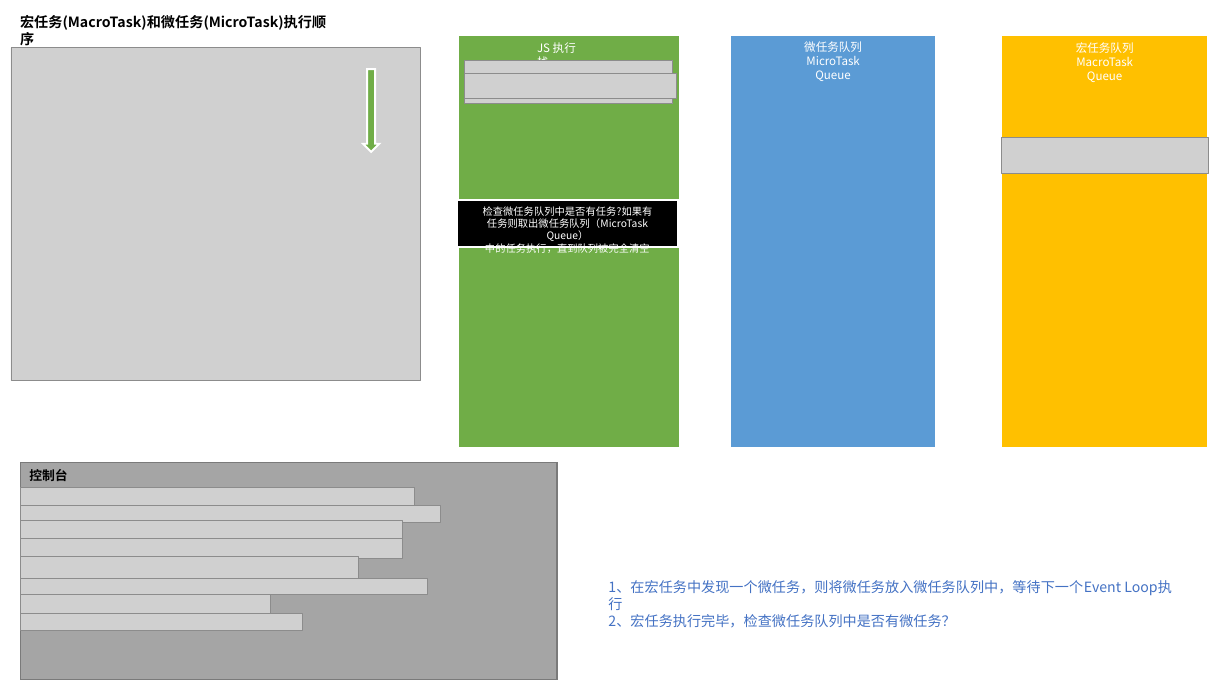
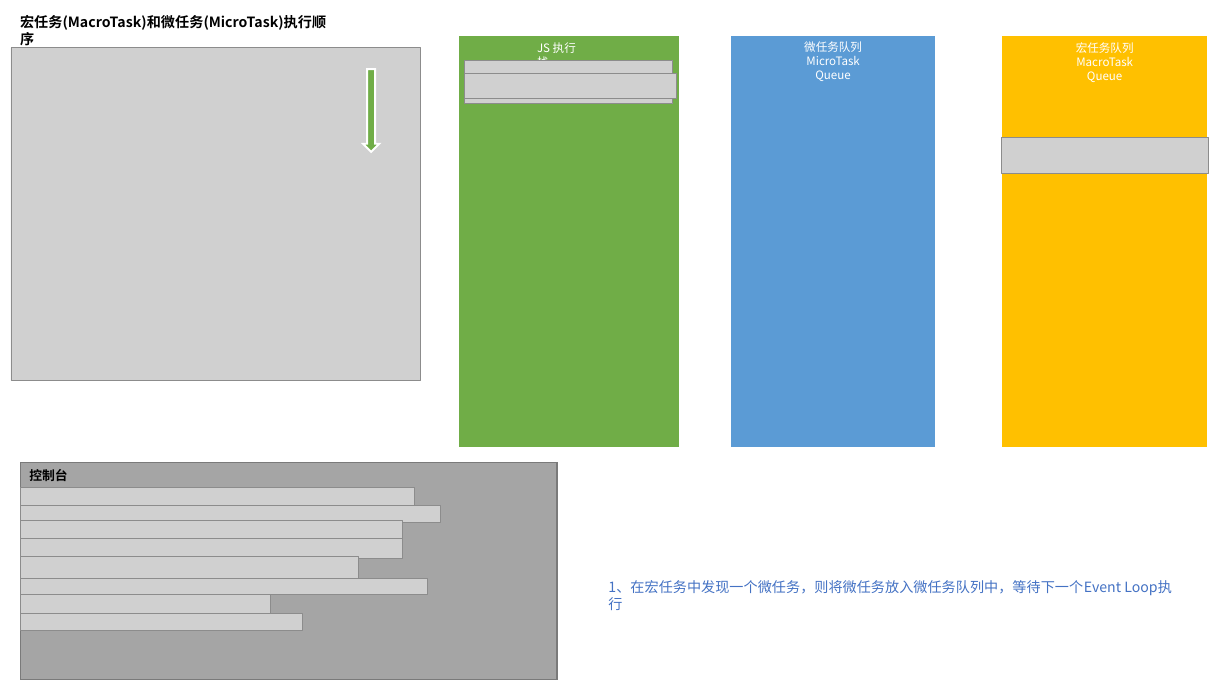
Before and after one commit to Jameswain/blog, a slide deck: slide 18 of 浏览器Event Loop/宏任务(MacroTask)和微任务(MicroTask)执行顺序.pptx (slide 16 before the commit). Drawn at 1232x693 pixels with LibreOffice and Linux fonts; fonts in the diff are those of the drawing; grey boxes stand for pictures. Boxes give left, top, right and bottom in pixels: in the first picture for what was removed or moved away, otherwise in the second. Text is boxed around its words. In the diff, an @@ line names an element or a change of style, - is before the commit and + after.

```diff
--- a/浏览器Event Loop/宏任务(MacroTask)和微任务(MicroTask)执行顺序.pptx
+++ b/浏览器Event Loop/宏任务(MacroTask)和微任务(MicroTask)执行顺序.pptx
@@ rectangle removed at bbox=[457, 201, 678, 247] @@
-检查微任务队列中是否有任务?如果有
-任务则取出微任务队列（MicroTask Queue）
-中的任务执行，直到队列被完全清空
@@ text at bbox=[608, 614, 955, 628]: paragraph removed @@
-2、宏任务执行完毕，检查微任务队列中是否有微任务？
```
Also in this commit, not shown: 5 other slides changed, 45 slides added, 3 other files.
